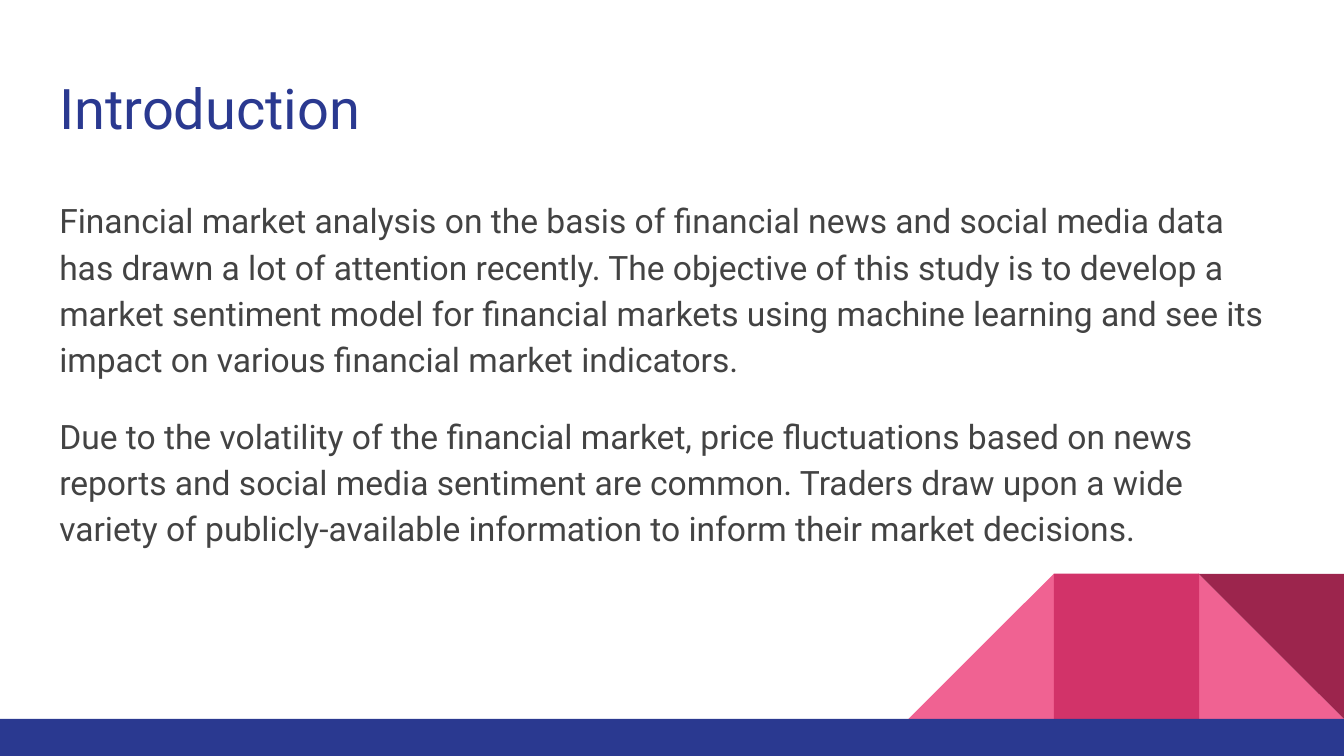
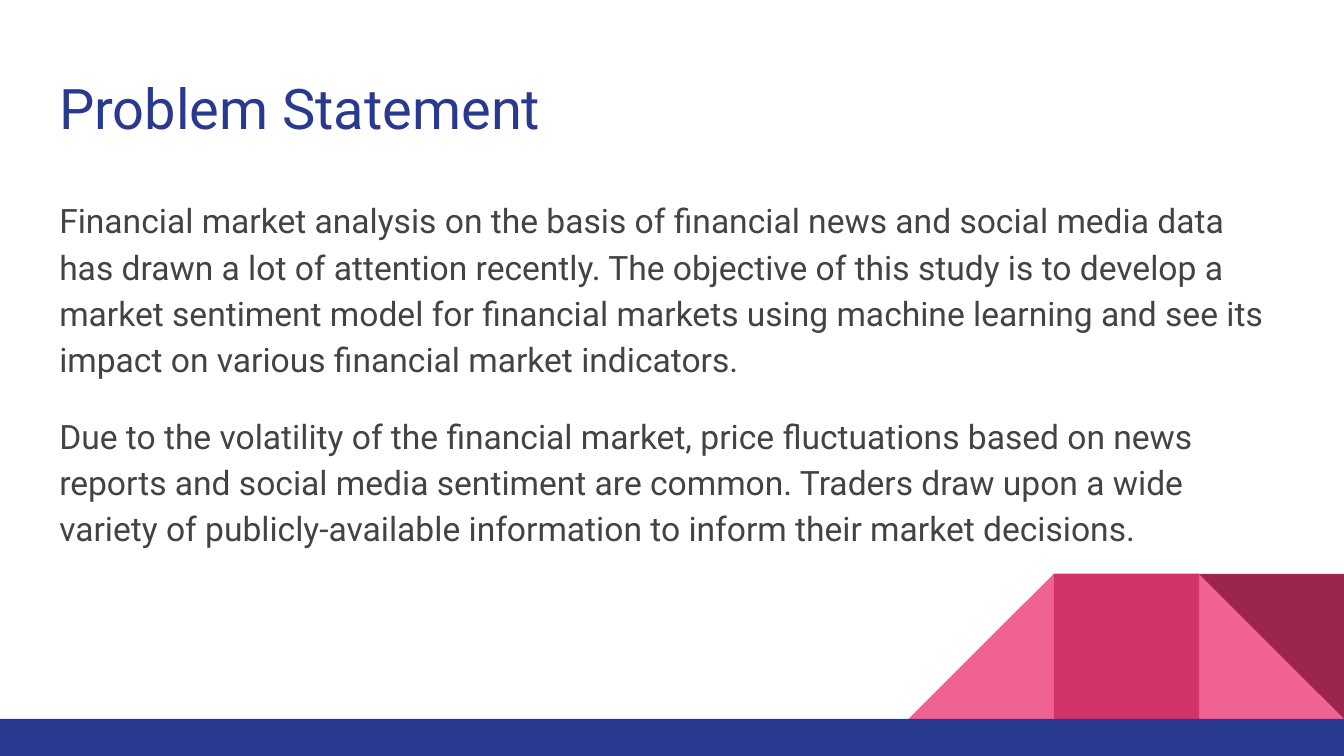
Before and after one commit to Anshul-Goyal/FY_Project, a slide deck: slide 2 of presentation/Mid_Term.pptx. Drawn at 1344x756 pixels with LibreOffice and Linux fonts; fonts in the diff are those of the drawing. Boxes give left, top, right and bottom in pixels: in the first picture for what was removed or moved away, otherwise in the second. Text is boxed around its words. In the diff, an @@ line names an element or a change of style, - is before the commit and + after.

```diff
--- a/presentation/Mid_Term.pptx
+++ b/presentation/Mid_Term.pptx
@@ title at [59, 87, 540, 130]: text changed @@
-Introduction
+Problem Statement
```
Also in this commit, not shown: 4 other slides changed, 1 slide added, 5 other files.
